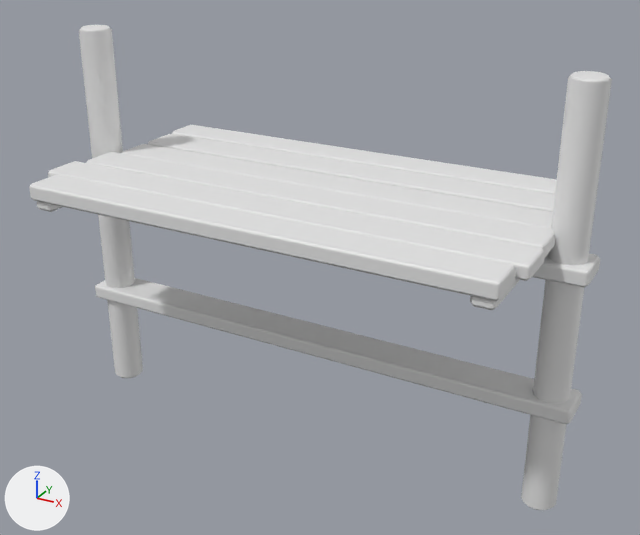
The FBX model CrashCourse/Assets/ART_Assets/Platforms/Wide/M_Wide_Medium_High_1.fbx: old version first, new version second.
Camera for both pictures: a 50 mm lens placed at (68.98, 27.44, 6.33), pointed at (63.18, 37.99, 1.06). Arrows for +X, +Y and +Z are at lower left; the lights stay in place. The picture after the commit comes second. Where no turn or scale is listed for an object, it has been applied to the vertices.

The older version as bpy lines, for what is in view:
```python
me_cube_713 = bpy.data.meshes.new('Cube.713')
me_cube_713.from_pydata(...)  # 368 vertices, 360 faces; spans x -4.11..4.09, y -1.95..1.96, z -4.07..2.03
ob_m_wide_medium_high_1 = bpy.data.objects.new('M_Wide_Medium_High_1', me_cube_713)
ob_m_wide_medium_high_1.location = (63.01, 37.95, 2.22)
```
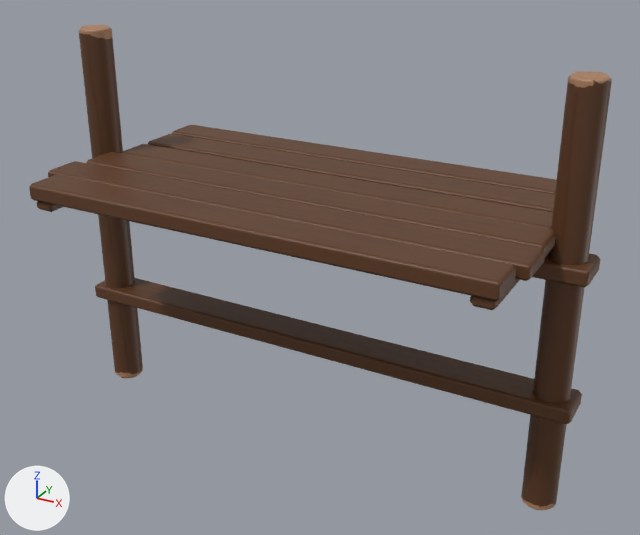
Where the change shows, as pixel boxes (x1, y1, x2, y2) in the pictures (640 x 535 px):
'M_Wide_Medium_High_1', recoloured (white to brown): (29, 25, 612, 510) in both

The change in detail:
Picture 'Row_3_UV.png' (img_row_3_uv_png) is new.
Material 'Row_3' (mat_row_3) is new.
Its texture is img_row_3_uv_png.
me_cube_713 has 368 vertices, 360 faces and spans x -4.11..4.09, y -1.95..1.96, z -4.07..2.03.
me_cube_713 gains material mat_row_3 (picture img_row_3_uv_png).
